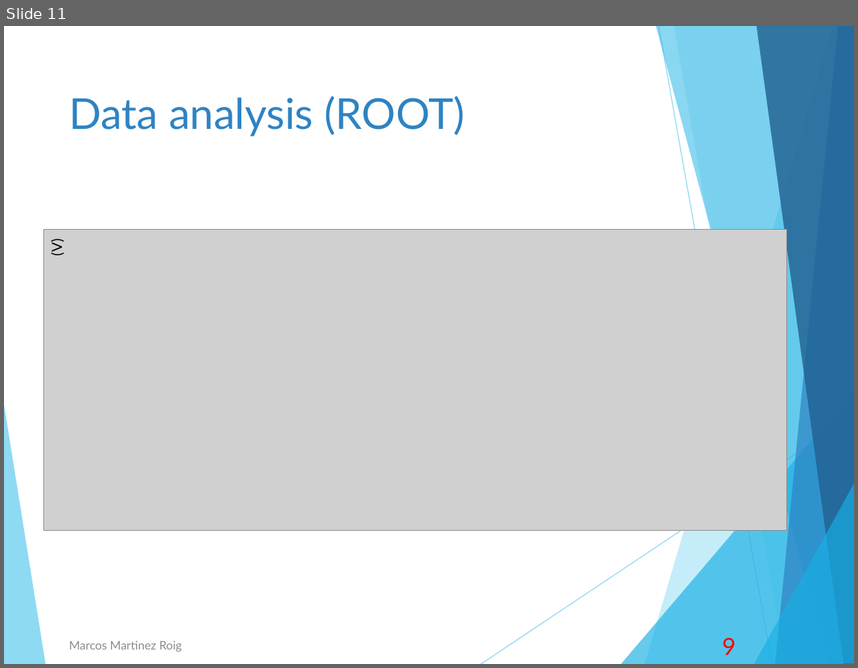
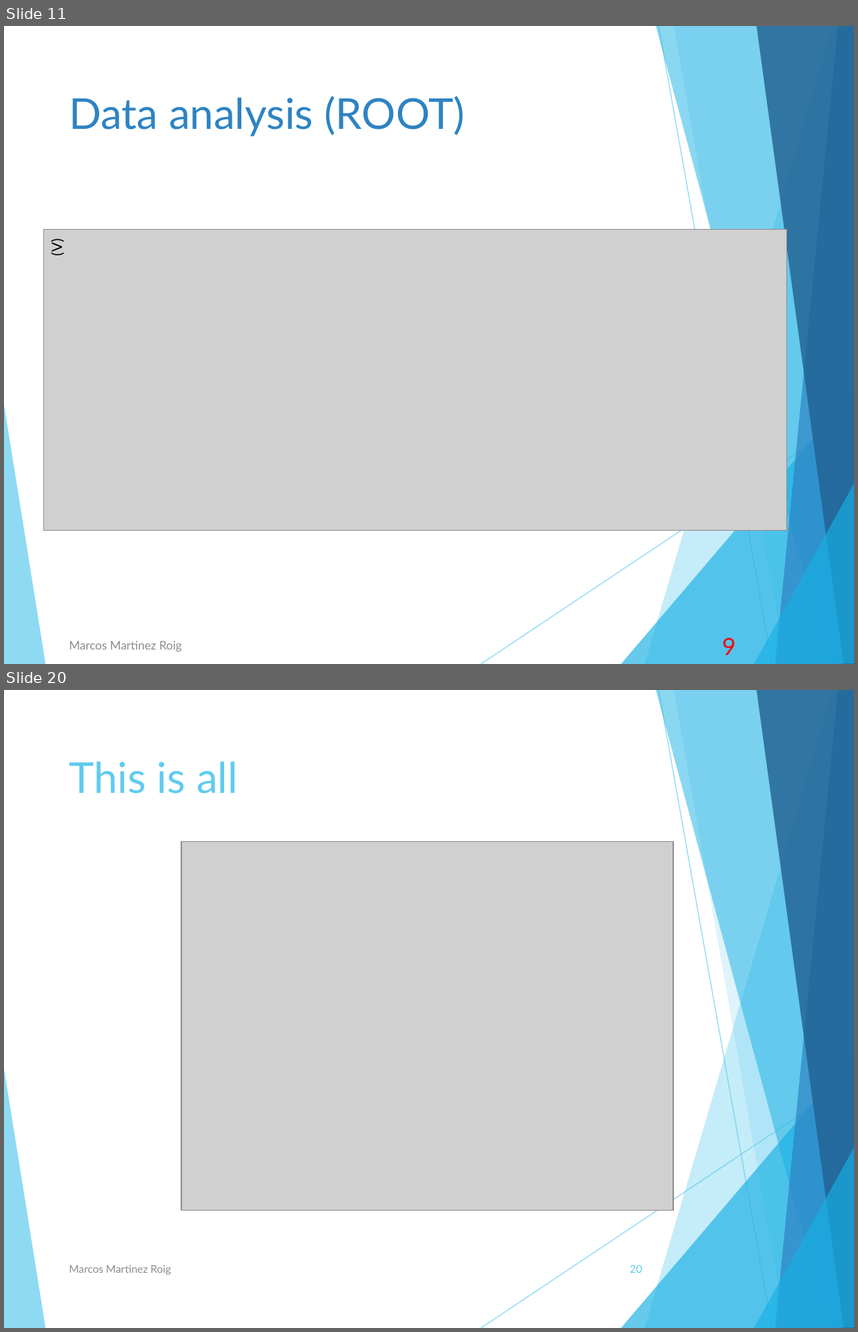
Before and after one commit to josediaz56/TFM-Marcos, a slide deck: Burdeos/presentación1.pptx. Shown one above the other, each under a label of ours: slide 11 before the commit, slides 11 and 20 after it; the slides between them are not shown. The pictures are 858x668 and 858x1332 pixels, drawn with LibreOffice and Linux fonts; fonts in the diff are those of the drawing; grey boxes stand for pictures. Boxes give left, top, right and bottom in pixels: in the first picture for what was removed or moved away, otherwise in the second. Text is boxed around its words. In the diff, an @@ line names an element or a change of style, - is before the commit and + after.

```diff
--- a/Burdeos/presentación1.pptx
+++ b/Burdeos/presentación1.pptx
@@ slide 20 added at (4,690,854,1328), background #FFFFFF; not listed: 10 template elements that a slide beside it also shows @@
@@ title added at (69,761,238,793), 36 pt, text #5FCBEF @@
+This is all
@@ picture added at (181,841,674,1210) @@
@@ text added at (69,1265,171,1274), 9 pt, text #8C8C8C @@
+Marcos Martinez Roig
@@ page number added at (630,1265,642,1272), 9 pt, text #5FCBEF @@
+20
```
Also in this commit, not shown: 5 slides changed, 2 other slides added, 1 other file.
